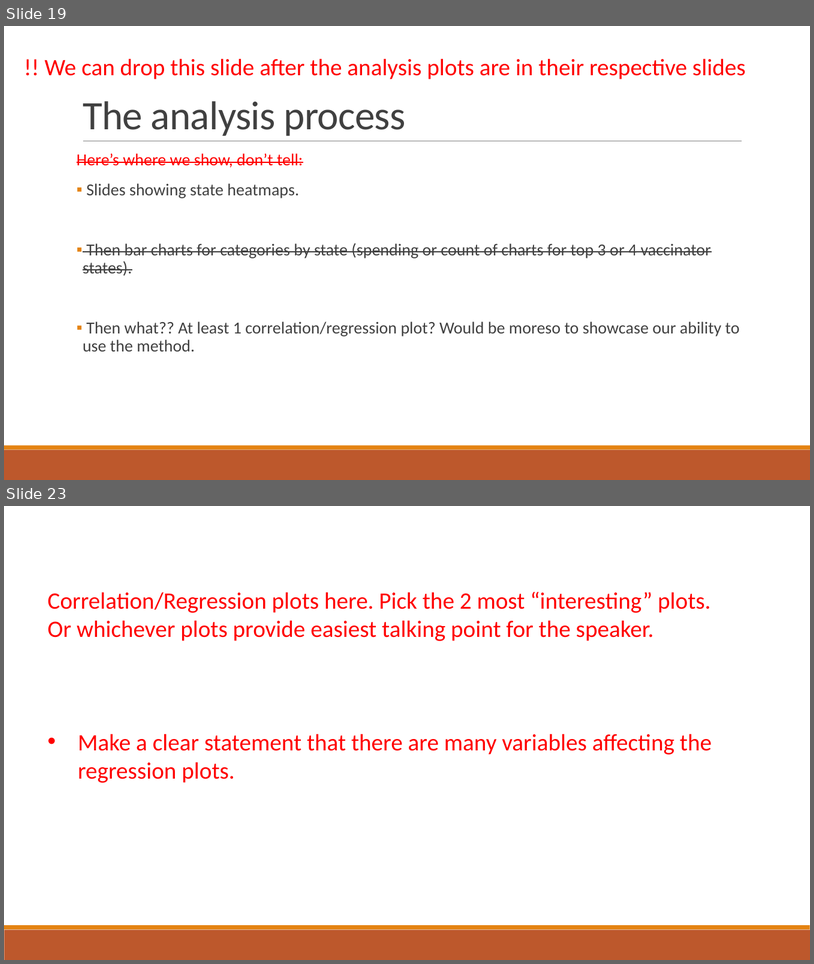
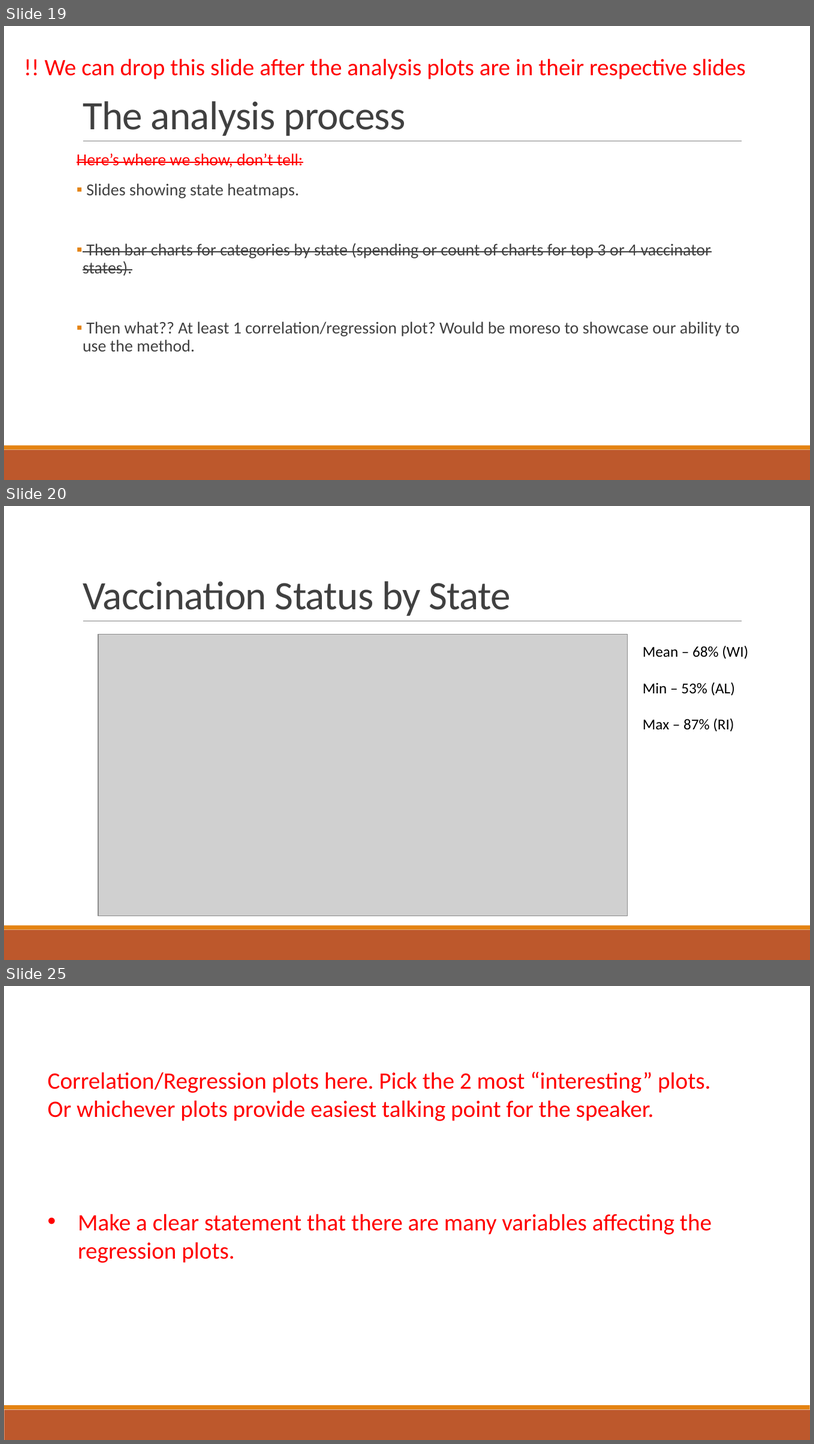
Before and after one commit to Evdawg/Project_1_Covid_Data, a slide deck: Project notes.pptx. Shown one above the other, each under a label of ours: slides 19 and 23 before the commit, slides 19, 20 and 25 after it; the slides between them are not shown. The pictures are 814x964 and 814x1444 pixels, drawn with LibreOffice and Linux fonts; fonts in the diff are those of the drawing; grey boxes stand for pictures. Boxes give left, top, right and bottom in pixels: in the first picture for what was removed or moved away, otherwise in the second. Text is boxed around its words. In the diff, an @@ line names an element or a change of style, - is before the commit and + after.

```diff
--- a/Project notes.pptx
+++ b/Project notes.pptx
@@ slide 20 added at [4, 506, 810, 960], background #FFFFFF; not listed: 3 template elements that a slide beside it also shows @@
@@ title added at [83, 581, 511, 616], 48 pt, text #404040 @@
+Vaccination Status by State
@@ picture added at [98, 634, 629, 916] @@
@@ text added at [643, 645, 749, 732], 18 pt, text #000000 @@
+Mean – 68% (WI)
+Min – 53% (AL)
+Max – 87% (RI)
@@ what was slide 23 is now slide 25 @@
```
Also in this commit, not shown: 4 other slides added, 3 slides removed.
